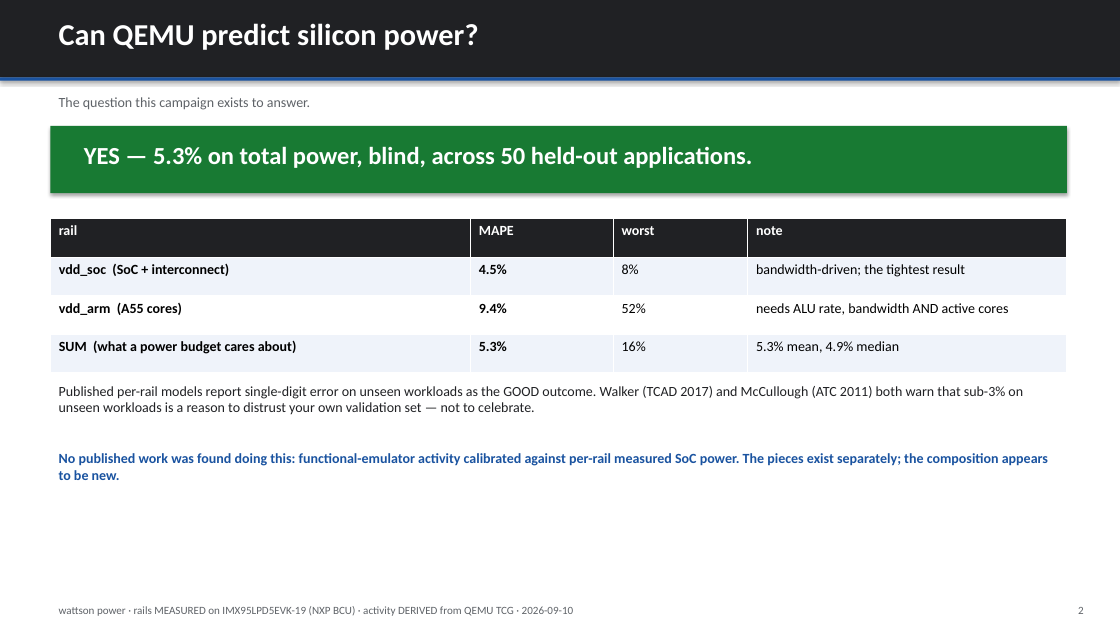
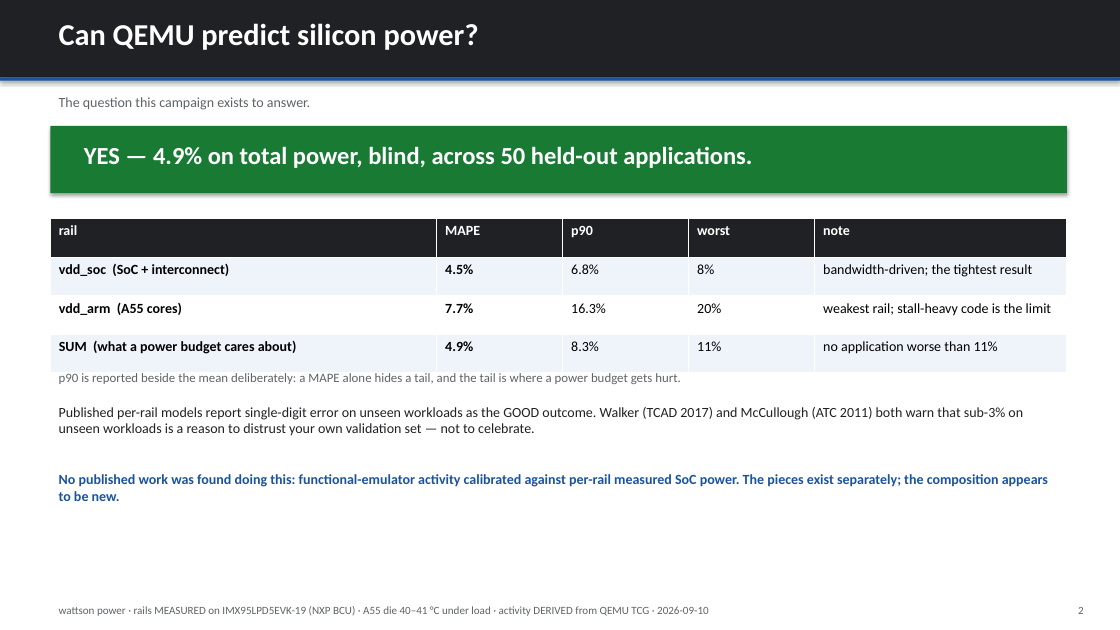
Before and after one commit to kylefoxaustin/wattson, a slide deck: slide 2 of xcheck/wattson-power.pptx. Drawn at 1120x630 pixels with LibreOffice and Linux fonts; fonts in the diff are those of the drawing. Boxes give left, top, right and bottom in pixels: in the first picture for what was removed or moved away, otherwise in the second. Text is boxed around its words. In the diff, an @@ line names an element or a change of style, - is before the commit and + after.

```diff
--- a/xcheck/wattson-power.pptx
+++ b/xcheck/wattson-power.pptx
@@ text at <box>84,146,752,168</box>: text changed @@
-YES — 5.3% on total power, blind, across 50 held-out applications.
+YES — 4.9% on total power, blind, across 50 held-out applications.
@@ table at <box>50,218,1067,373</box> @@
-column 2: MAPE | 4.5% | 9.4% | 5.3%
-column 3: worst | 8% | 52% | 16%
-column 4: note | bandwidth-driven; the tightest result | needs ALU rate, bandwidth AND active cores | 5.3% mean, 4.9% median
+column 2: MAPE | 4.5% | 7.7% | 4.9%
+column 3: p90 | 6.8% | 16.3% | 8.3%
+column 4: worst | 8% | 20% | 11%
+column 5: note | bandwidth-driven; the tightest result | weakest rail; stall-heavy code is the limit | no application worse than 11%
@@ text added at <box>59,373,680,384</box>, 11 pt, text #5F6368 @@
+p90 is reported beside the mean deliberately: a MAPE alone hides a tail, and the tail is where a power budget gets hurt.
@@ text "Published per-rail models report single-digit ...": place and size @@
-text "Published per-rail models report single-digit ..." at <box>59,386,1023,414</box>
+text "Published per-rail models report single-digit ..." at <box>59,407,1023,435</box>
@@ text "No published work was found ...": place and size @@
-text "No published work was found ..." at <box>59,453,1048,480</box>
+text "No published work was found ..." at <box>59,474,1048,501</box>
@@ text at <box>59,606,709,616</box>: text changed @@
-wattson power · rails MEASURED on IMX95LPD5EVK-19 (NXP BCU) · activity DERIVED from QEMU TCG · 2026-09-10
+wattson power · rails MEASURED on IMX95LPD5EVK-19 (NXP BCU) · A55 die 40–41 °C under load · activity DERIVED from QEMU TCG · 2026-09-10
```
Also in this commit, not shown: 6 other slides changed, 2 slides added, 1 slide removed, 5 other files.
